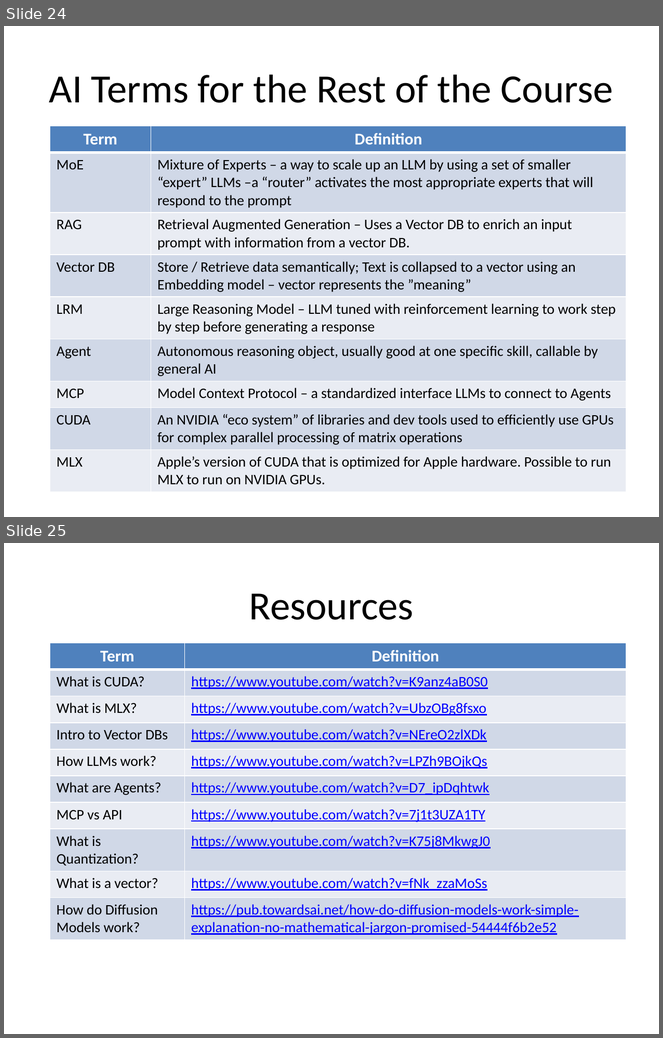
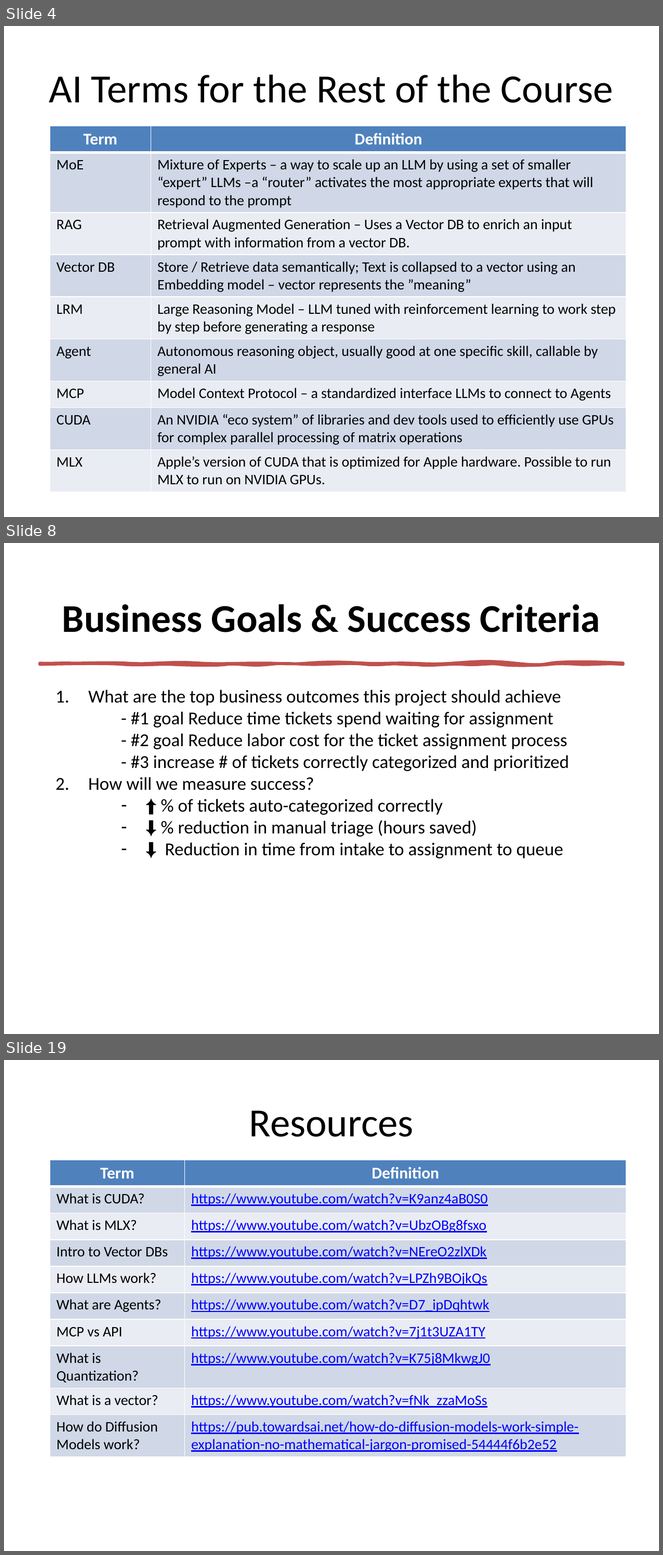
Before and after one commit to tniccum21/LLM_Class, a slide deck: Week02/Week02.pptx. Shown one above the other, each under a label of ours: slides 24 and 25 before the commit, slides 4, 8 and 19 after it; the slides between them are not shown. The pictures are 663x1038 and 663x1555 pixels, drawn with LibreOffice and Linux fonts; fonts in the diff are those of the drawing. Boxes give left, top, right and bottom in pixels: in the first picture for what was removed or moved away, otherwise in the second. Text is boxed around its words. In the diff, an @@ line names an element or a change of style, - is before the commit and + after.

Commit message:
Refactor Week02: Remove redundant files and update gitignore
- Update .gitignore to exclude Week03 and source files
- Remove old ticket triage implementation files
- Remove large dataset CSV (dataset-tickets-multi-lang3-4k.csv)
- Update Week02 PowerPoint presentation
- Keep cleaned dataset and notebook versions for reference

```diff
--- a/Week02/Week02.pptx
+++ b/Week02/Week02.pptx
@@ slide 8 added at box(4, 543, 659, 1034), background #FFFFFF @@
@@ title added at box(62, 604, 600, 632), 43.2 pt, text #000000, bold @@
+Business Goals & Success Criteria
@@ freeform shape added at box(40, 663, 623, 664), fill #C0504D, outline #C0504D 3.25 pt @@
@@ text added at box(88, 690, 569, 859), 20 pt, text #000000 @@
+1. What are the top business outcomes this project should achieve
+  - #1 goal Reduce time tickets spend waiting for assignment
+  - #2 goal Reduce labor cost for the ticket assignment process
+  - #3 increase # of tickets correctly categorized and prioritized
+2. How will we measure success?
+    – ⬆️ % of tickets auto-categorized correctly
+    – ⬇️ % reduction in manual triage (hours saved)
+    – ⬇️ Reduction in time from intake to assignment to queue
@@ what was slide 24 is now slide 4 @@
@@ what was slide 25 is now slide 19 @@
```
Also in this commit, not shown: 3 slides changed, 13 other slides added, 22 slides removed, 5 other files.
